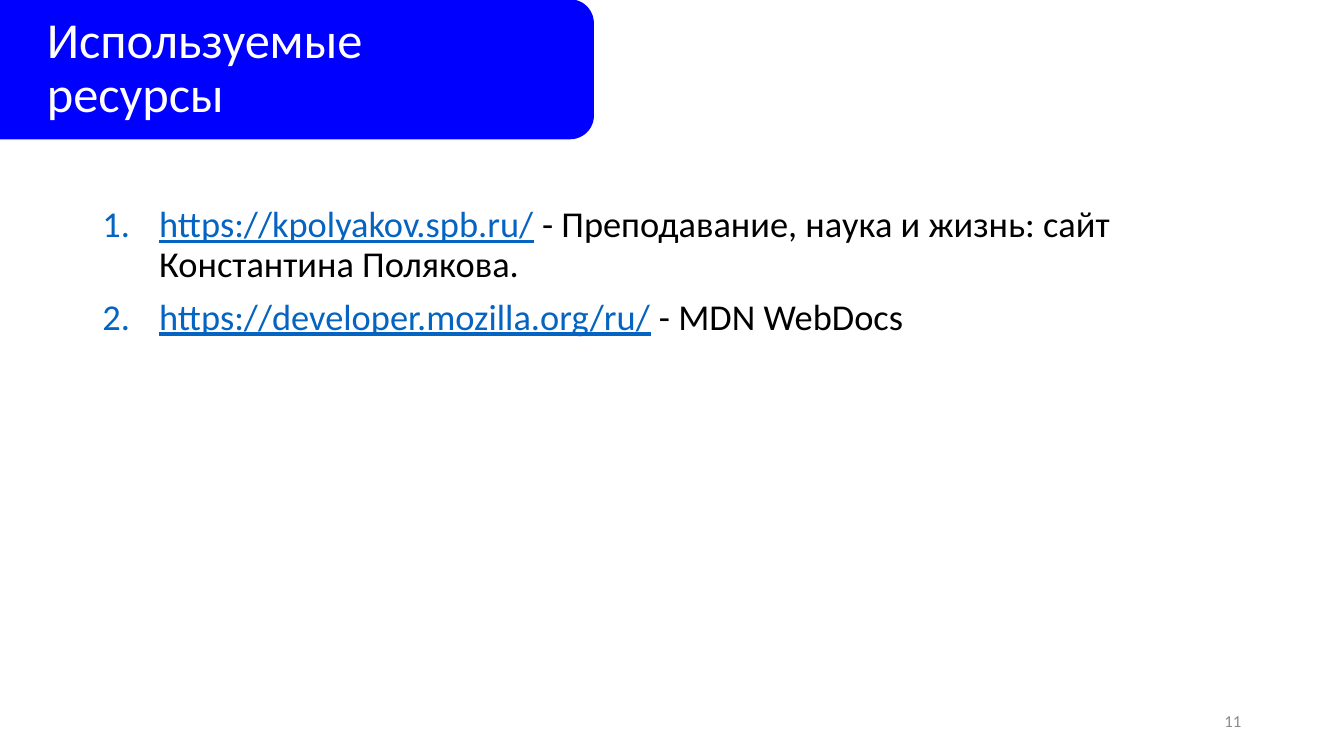
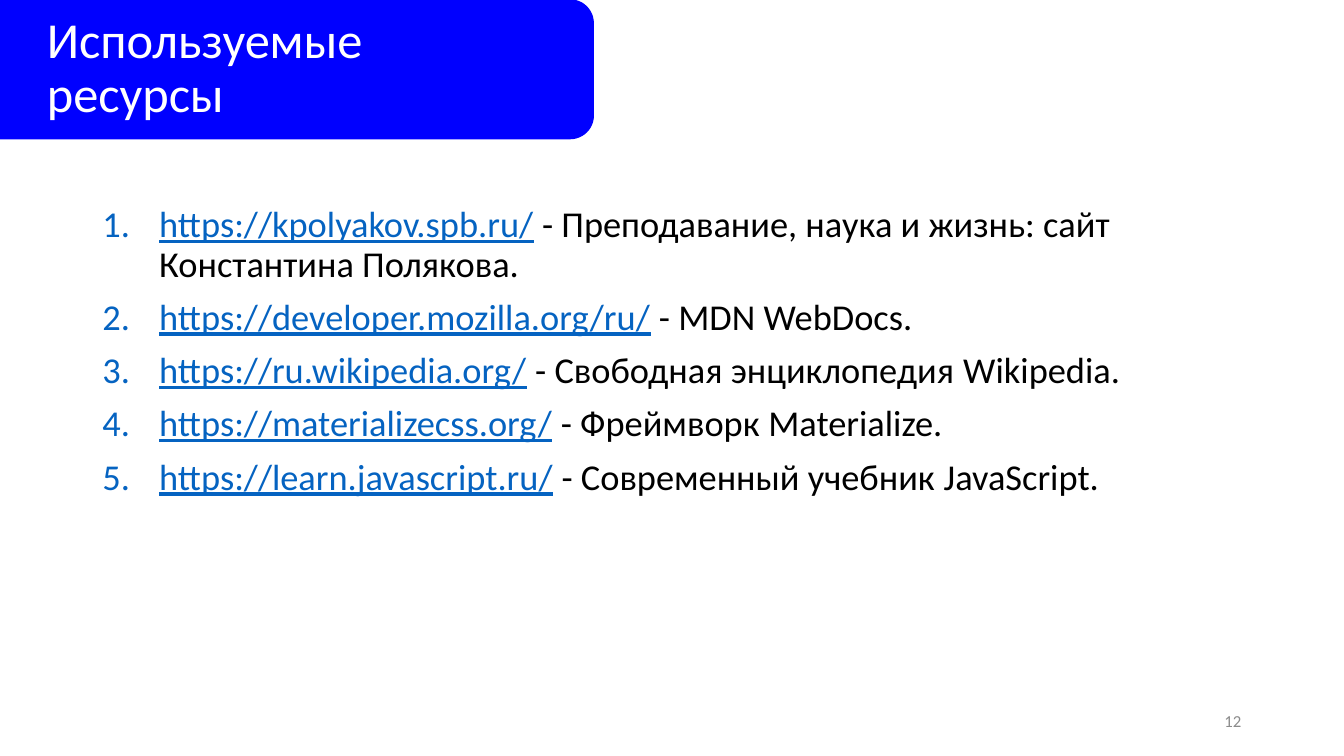
Before and after one commit to kirillvelyugo/school_sites, a slide deck: slide 12 of Project/Презентация.pptx (slide 11 before the commit). Drawn at 1344x756 pixels with LibreOffice and Linux fonts; fonts in the diff are those of the drawing. Boxes give left, top, right and bottom in pixels: in the first picture for what was removed or moved away, otherwise in the second. Text is boxed around its words. In the diff, an @@ line names an element or a change of style, - is before the commit and + after.

Commit message:
update

```diff
--- a/Project/Презентация.pptx
+++ b/Project/Презентация.pptx
@@ text at (159,304,1120,497): text changed @@
-2. https://developer.mozilla.org/ru/ - MDN WebDocs
+2. https://developer.mozilla.org/ru/ - MDN WebDocs.
+3. https://ru.wikipedia.org/ - Свободная энциклопедия Wikipedia.
+4. https://materializecss.org/ - Фреймворк Materialize.
+5. https://learn.javascript.ru/ - Современный учебник JavaScript.
@@ text at (1224,716,1241,727): text changed @@
-11
+12
```
Also in this commit, not shown: 5 other slides changed, 1 slide added.
